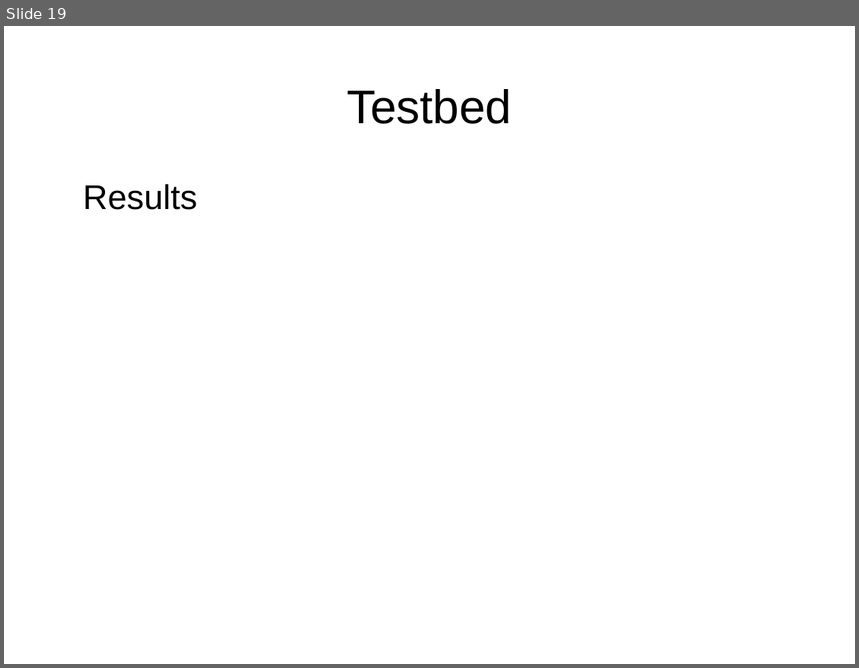
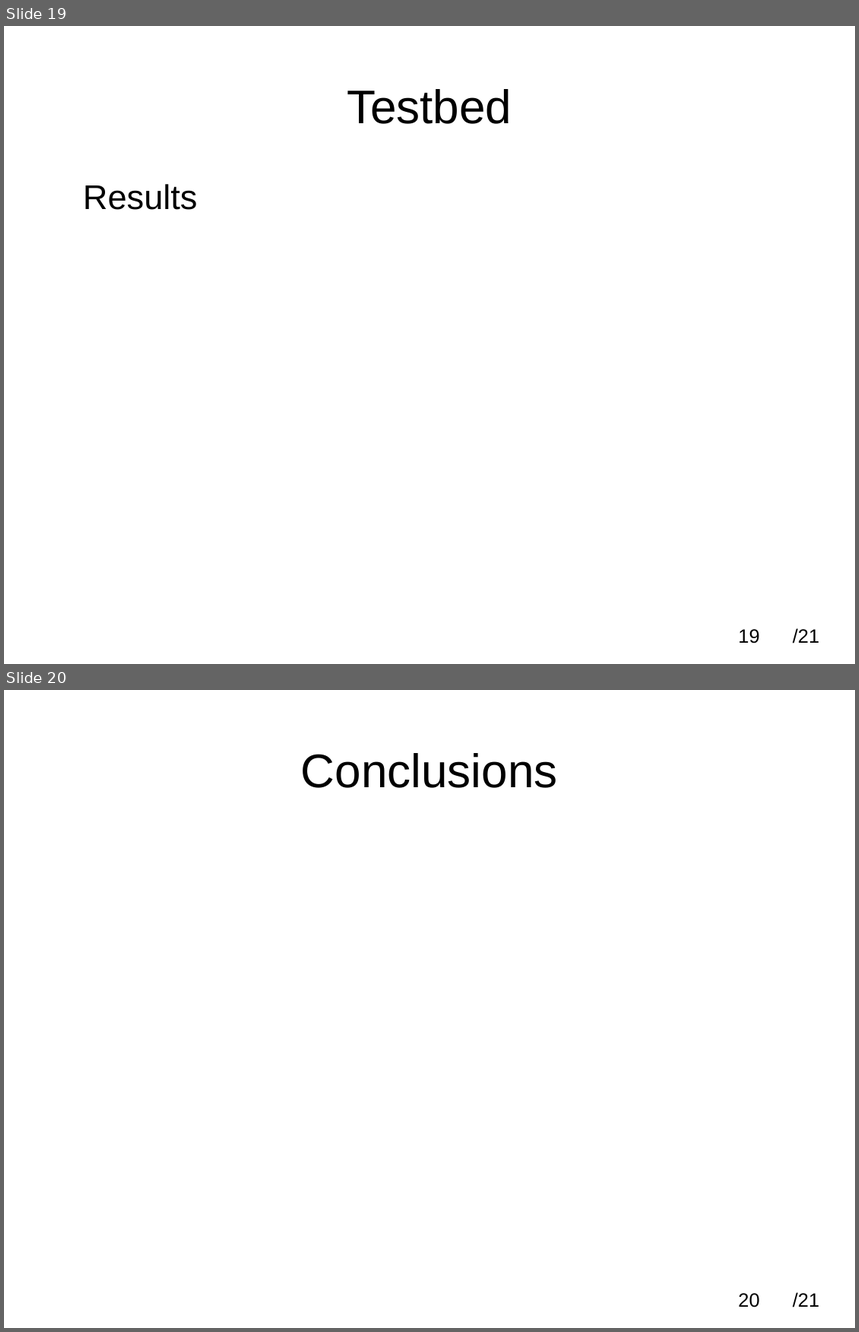
Before and after one commit to SergioAlmendros/A-bottom-up-sensor-testbed, a slide deck: Presentation/presentation2.odp. Shown one above the other, each under a label of ours: slide 19 before the commit, slides 19 and 20 after it. The pictures are 859x668 and 859x1332 pixels, drawn with LibreOffice and Linux fonts; fonts in the diff are those of the drawing. Boxes give left, top, right and bottom in pixels: in the first picture for what was removed or moved away, otherwise in the second. Text is boxed around its words. In the diff, an @@ line names an element or a change of style, - is before the commit and + after.

```diff
--- a/Presentation/presentation2.odp
+++ b/Presentation/presentation2.odp
@@ slide 20 added at (x1=4, y1=690, x2=855, y2=1328), background #FFFFFF @@
@@ title added at (x1=301, y1=753, x2=558, y2=788), 44 pt, text #000000 @@
+Conclusions
@@ page number added at (x1=738, y1=1293, x2=759, y2=1308), 18 pt, text #000000 @@
+20
@@ text added at (x1=793, y1=1293, x2=819, y2=1308), 18 pt, text #000000 @@
+/21
@@ slide 19 changed as well @@
@@ page number added at (x1=738, y1=629, x2=759, y2=644), 18 pt, text #000000 @@
+19
@@ text added at (x1=793, y1=629, x2=819, y2=644), 18 pt, text #000000 @@
+/21
```
Also in this commit, not shown: 14 other slides changed, 4 other slides added, 5 slides removed, 7 other files.
